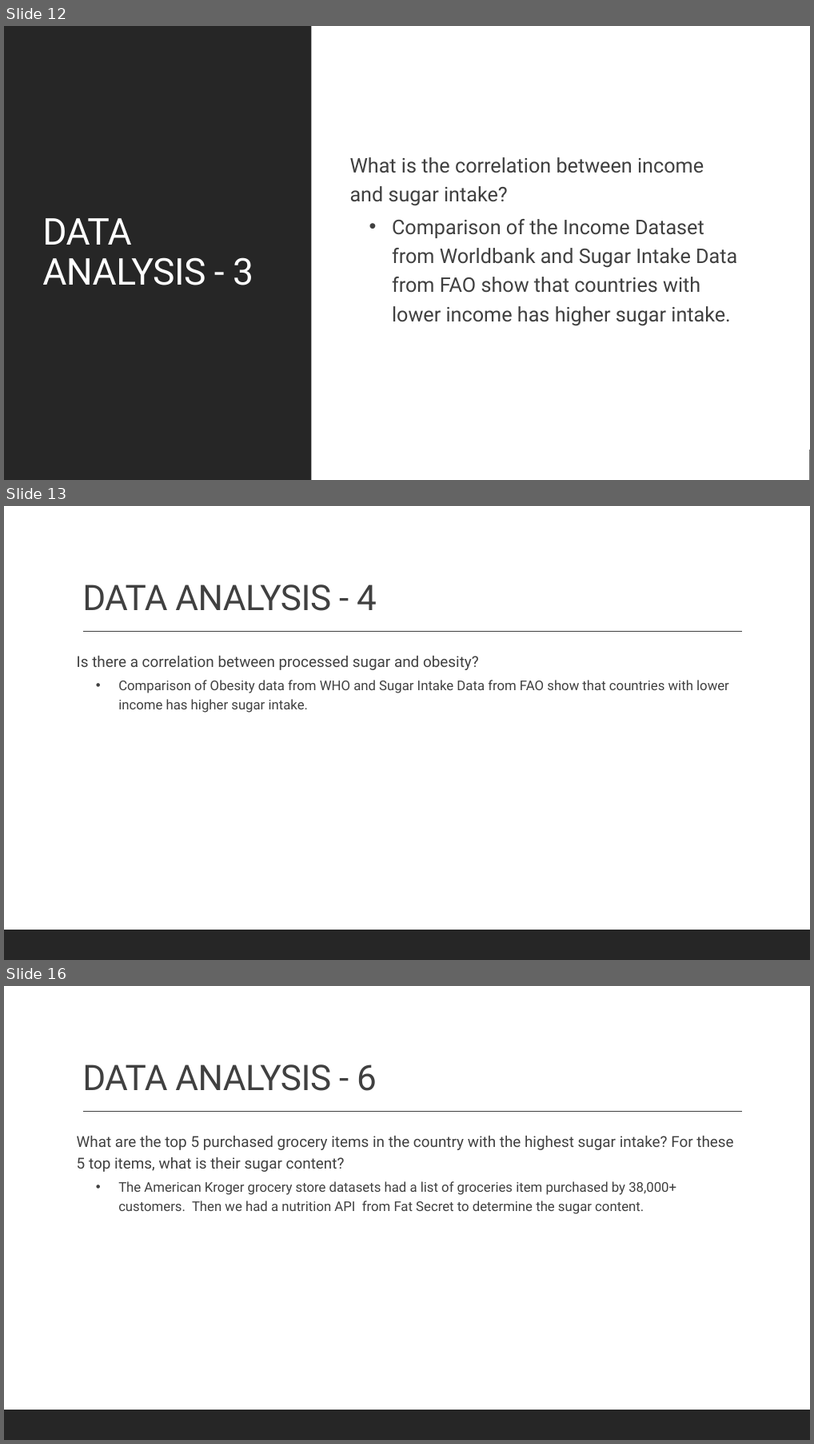
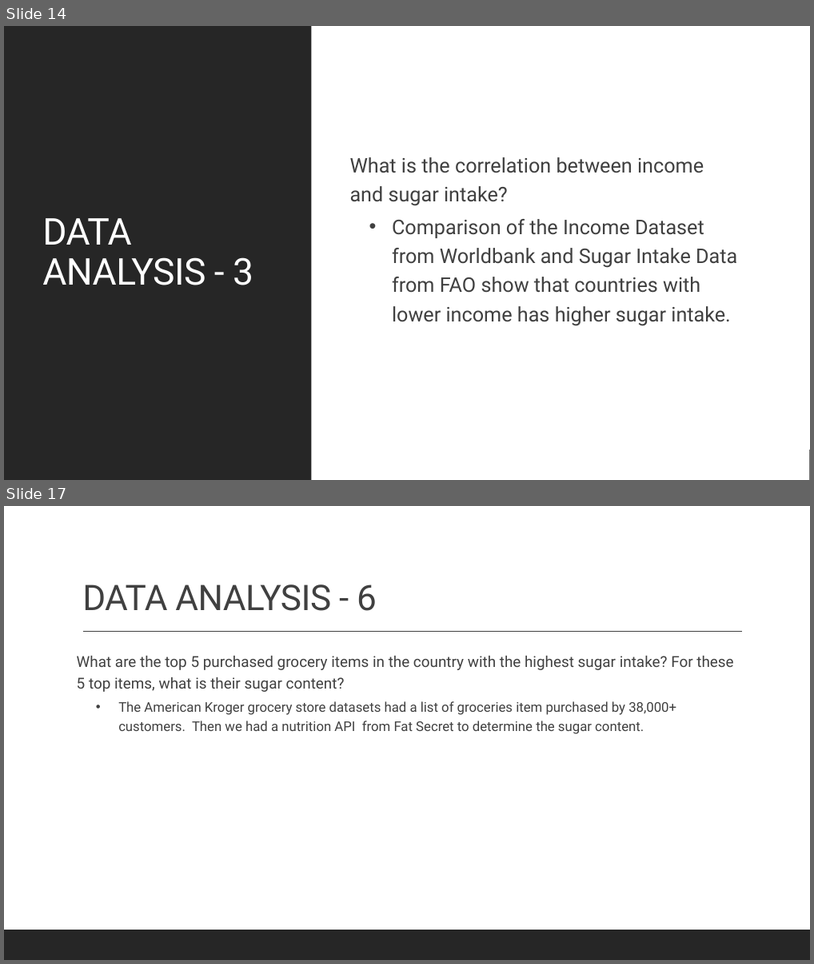
Before and after one commit to cbeachey/project1_influencers, a slide deck: Effects of Sugar Consumption.pptx. Shown one above the other, each under a label of ours: slides 12, 13 and 16 before the commit, slides 14 and 17 after it; the slides between them are not shown. The pictures are 814x1444 and 814x964 pixels, drawn with LibreOffice and Linux fonts; fonts in the diff are those of the drawing. Boxes give left, top, right and bottom in pixels: in the first picture for what was removed or moved away, otherwise in the second. Text is boxed around its words. In the diff, an @@ line names an element or a change of style, - is before the commit and + after.

```diff
--- a/Effects of Sugar Consumption.pptx
+++ b/Effects of Sugar Consumption.pptx
@@ slide 13 removed at <box>4,506,810,960</box>, background #FFFFFF; not listed: 2 template elements that a slide beside it also shows @@
@@ title removed at <box>82,584,377,611</box> @@
-DATA ANALYSIS - 4
@@ text removed at <box>77,656,730,712</box> @@
-Is there a correlation between processed sugar and obesity?
-  • Comparison of Obesity data from WHO and Sugar Intake Data from FAO show that countries with lower income has higher sugar intake.
@@ what was slide 12 is now slide 14 @@
@@ what was slide 16 is now slide 17 @@
```
Also in this commit, not shown: 11 slides changed, 3 slides added, 1 other slide removed, 6 other files.
